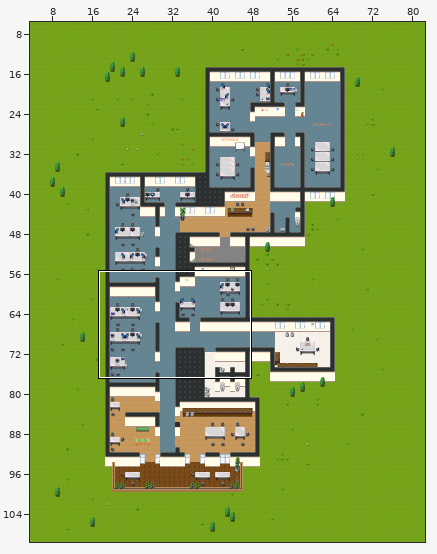
Tiled map (JSON): maps/lyon_agency.json. Above: a wide view before the commit, with the close-up outlined.
Close-up. Before the edit:
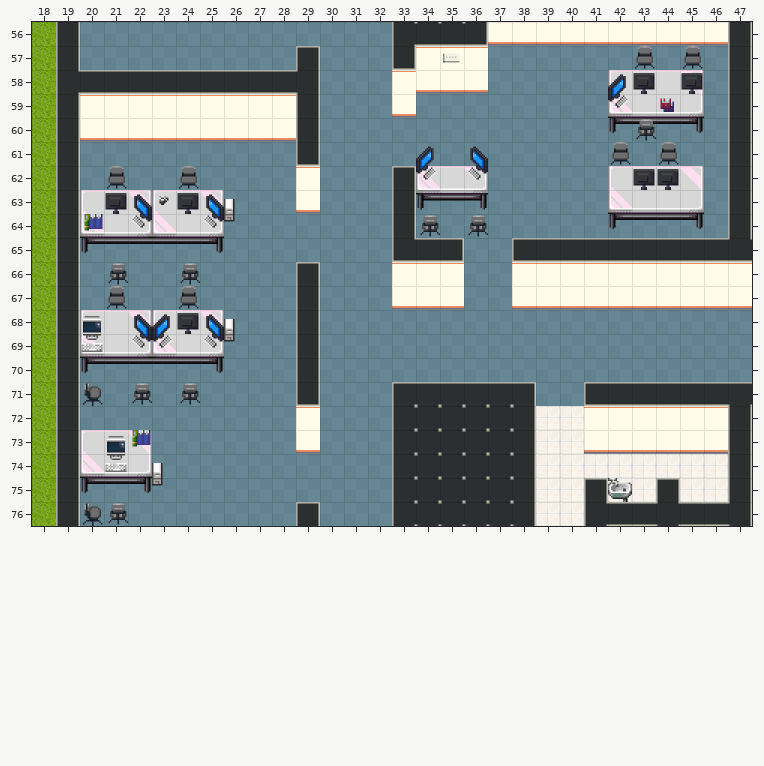
Cells are 32x32 px. Shown: x 18..47, y 56..76. The commit also changed other parts of the map, which this record leaves out.
After the commit:
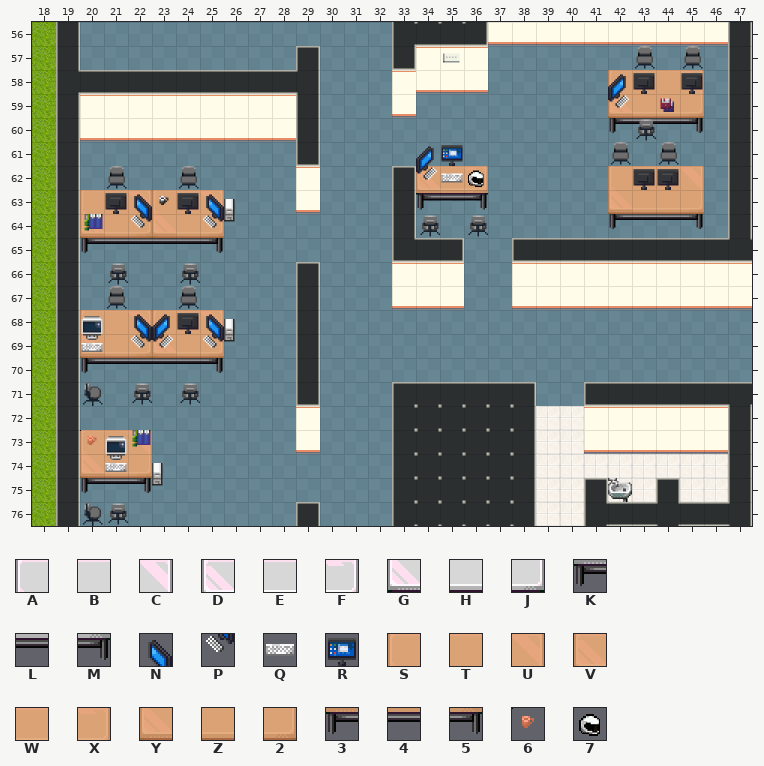
Key: from "office_1": A 152, B 153, C 154, D 155, E 156, F 157, G 168, H 169, J 170, K 171, L 172, M 173, N 190, P 206, Q 240, R 242; from "office_2": S 55, T 56, U 57, V 58, W 59, X 60, Y 68, Z 69, 2 70, 3 71, 4 72, 5 73, 6 105, 7 107.
_ is an empty cell.
Changes in this commit:
Layer "layer 1":
y 58: x 42..45 ABBC -> STTU
y 59: x 42..45 GHHJ -> YZZ2
y 62: x 34..36 DEF -> VWX; x 42..45 ABBC -> STTU
y 63: x 20..25 ABCABC -> STUSTU; x 34..36 KLM -> 345; x 42..45 GHHJ -> YZZ2
y 64: x 20..25 GHJGHJ -> YZ2YZ2
y 68: x 20..25 ABCABC -> STUSTU
y 69: x 20..25 GHJGHJ -> YZ2YZ2
y 73: x 20..22 ABC -> STU
y 74: x 20..22 GHJ -> YZ2
Layer "layer 2":
y 62: x 36 _ -> 7
y 73: x 20 _ -> 6
Layer "abovePlayer 1":
y 61: x 35..36 _N -> R_
y 62: x 35..36 _P -> Q_
Where, in picture pixels (left, top, right, bottom), the same in both close-ups:
changed: (608, 70, 704, 118)
changed: (416, 145, 488, 193)
changed: (608, 166, 704, 214)
changed: (80, 190, 224, 238)
changed: (80, 310, 224, 358)
changed: (80, 430, 152, 478)
